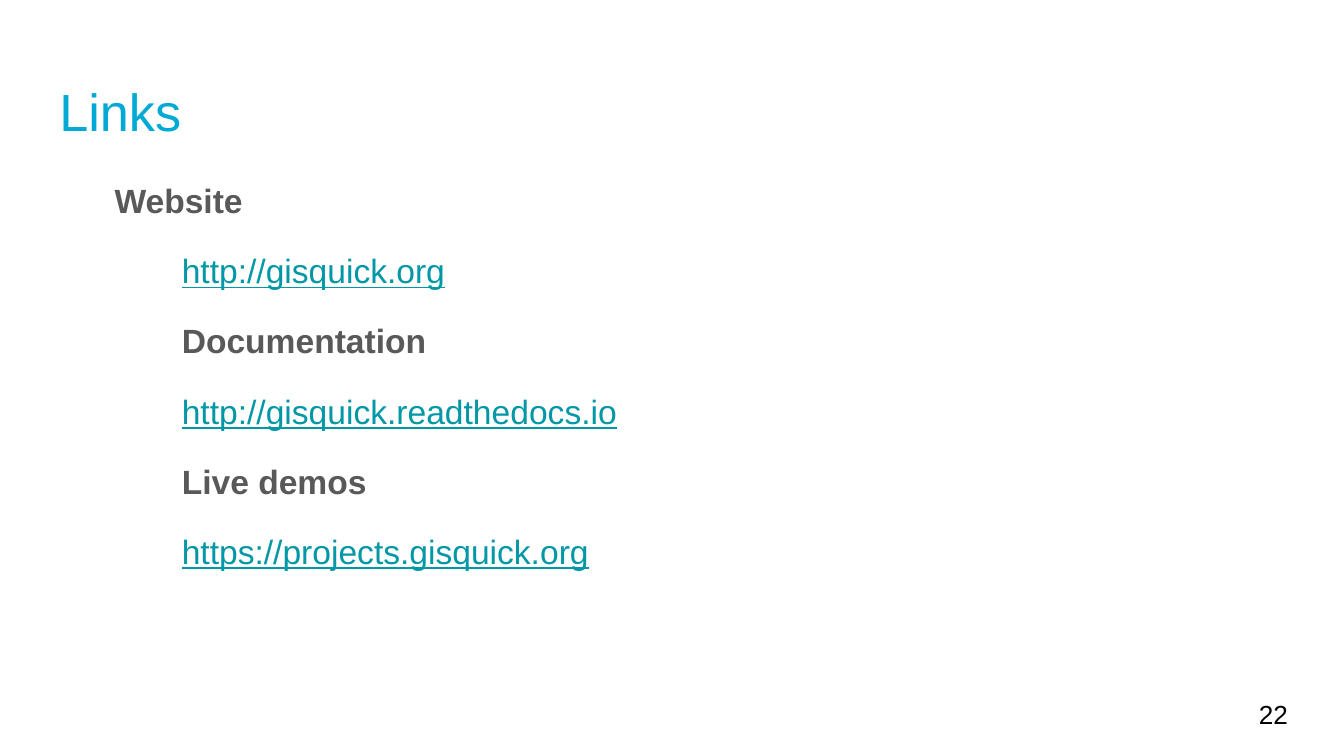
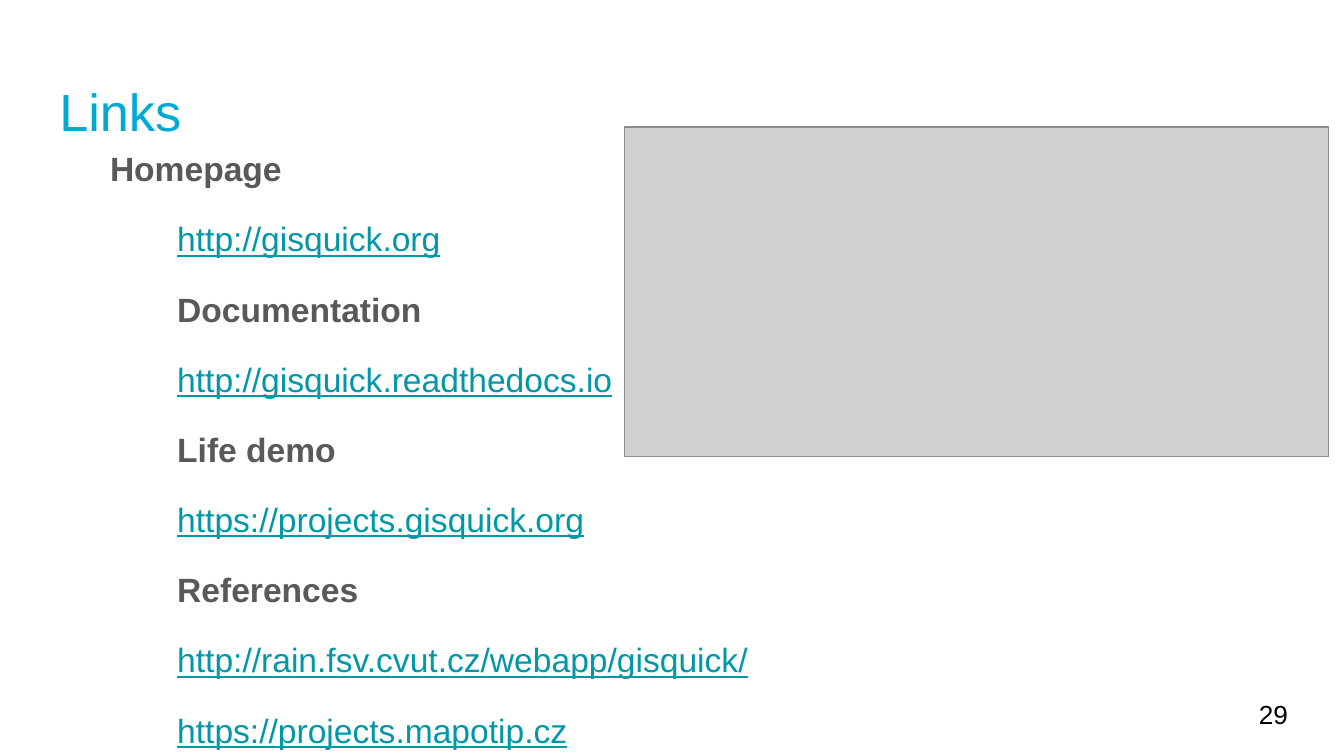
Before and after one commit to gisquick/gisquick-doc, a slide deck: slide 29 of presentations/lets-share-gis-much-quicker.odp (slide 22 before the commit). Drawn at 1344x756 pixels with LibreOffice and Linux fonts; fonts in the diff are those of the drawing; grey boxes stand for pictures. Boxes give left, top, right and bottom in pixels: in the first picture for what was removed or moved away, otherwise in the second. Text is boxed around its words. In the diff, an @@ line names an element or a change of style, - is before the commit and + after.

```diff
--- a/presentations/lets-share-gis-much-quicker.odp
+++ b/presentations/lets-share-gis-much-quicker.odp
@@ text "Homepage" moved from (x1=115, y1=188, x2=617, y2=570) to (x1=110, y1=158, x2=747, y2=749) @@
@@ picture added at (x1=625, y1=126, x2=1329, y2=456) @@
@@ text at (x1=110, y1=158, x2=282, y2=187): text changed @@
-Website
+Homepage
@@ text at (x1=177, y1=297, x2=421, y2=323): indent changed @@
@@ text at (x1=177, y1=437, x2=336, y2=463): text changed @@
-Live demos
+Life demo
@@ text at (x1=177, y1=577, x2=747, y2=749): paragraphs added @@
+References
+http://rain.fsv.cvut.cz/webapp/gisquick/
+https://projects.mapotip.cz
@@ page number at (x1=1259, y1=705, x2=1288, y2=725): text changed @@
-22
+29
```
Also in this commit, not shown: 7 other slides changed, 7 slides added.
